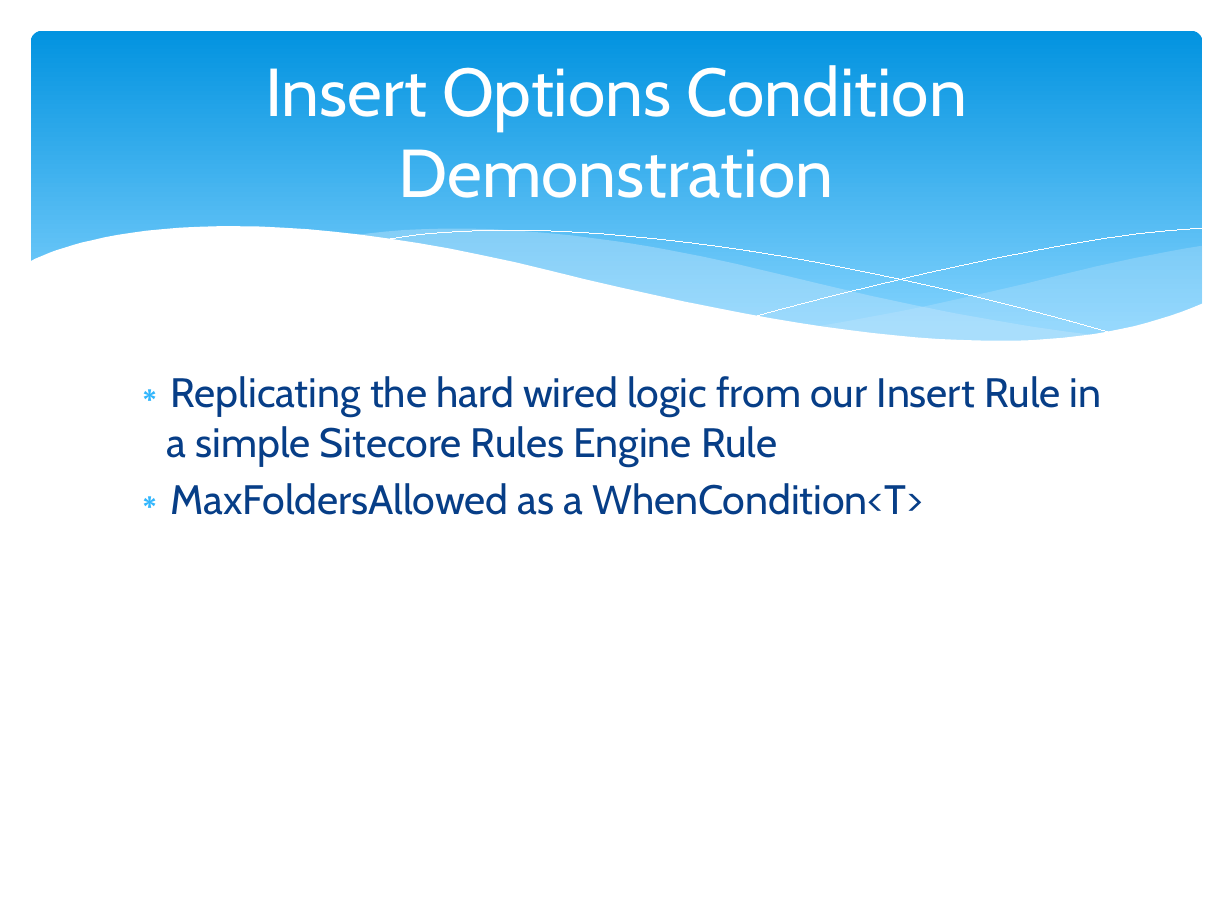
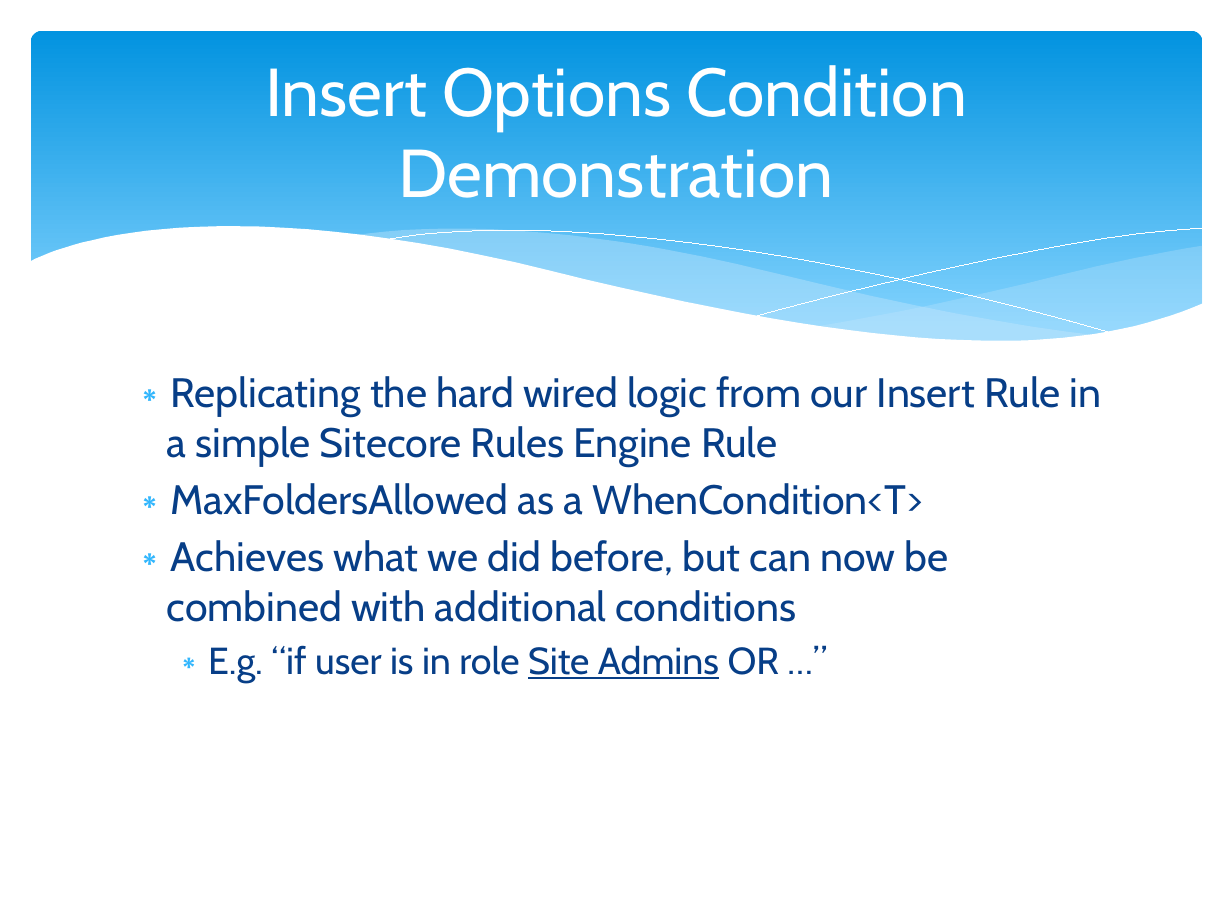
Before and after one commit to cassidydotdk/sugde, a slide deck: slide 10 of Rule your solutions.pptx. Drawn at 1232x924 pixels with LibreOffice and Linux fonts; fonts in the diff are those of the drawing. Boxes give left, top, right and bottom in pixels: in the first picture for what was removed or moved away, otherwise in the second. Text is boxed around its words. In the diff, an @@ line names an element or a change of style, - is before the commit and + after.

Commit message:
Max Sections Allowed Rule Condition

```diff
--- a/Rule your solutions.pptx
+++ b/Rule your solutions.pptx
@@ text at (x1=167, y1=540, x2=949, y2=683): paragraphs added @@
+∗ Achieves what we did before, but can now be combined with additional conditions
+  ∗ E.g. “if user is in role Site Admins OR …”
```
Also in this commit, not shown: 3 other slides changed, 5 other files.
